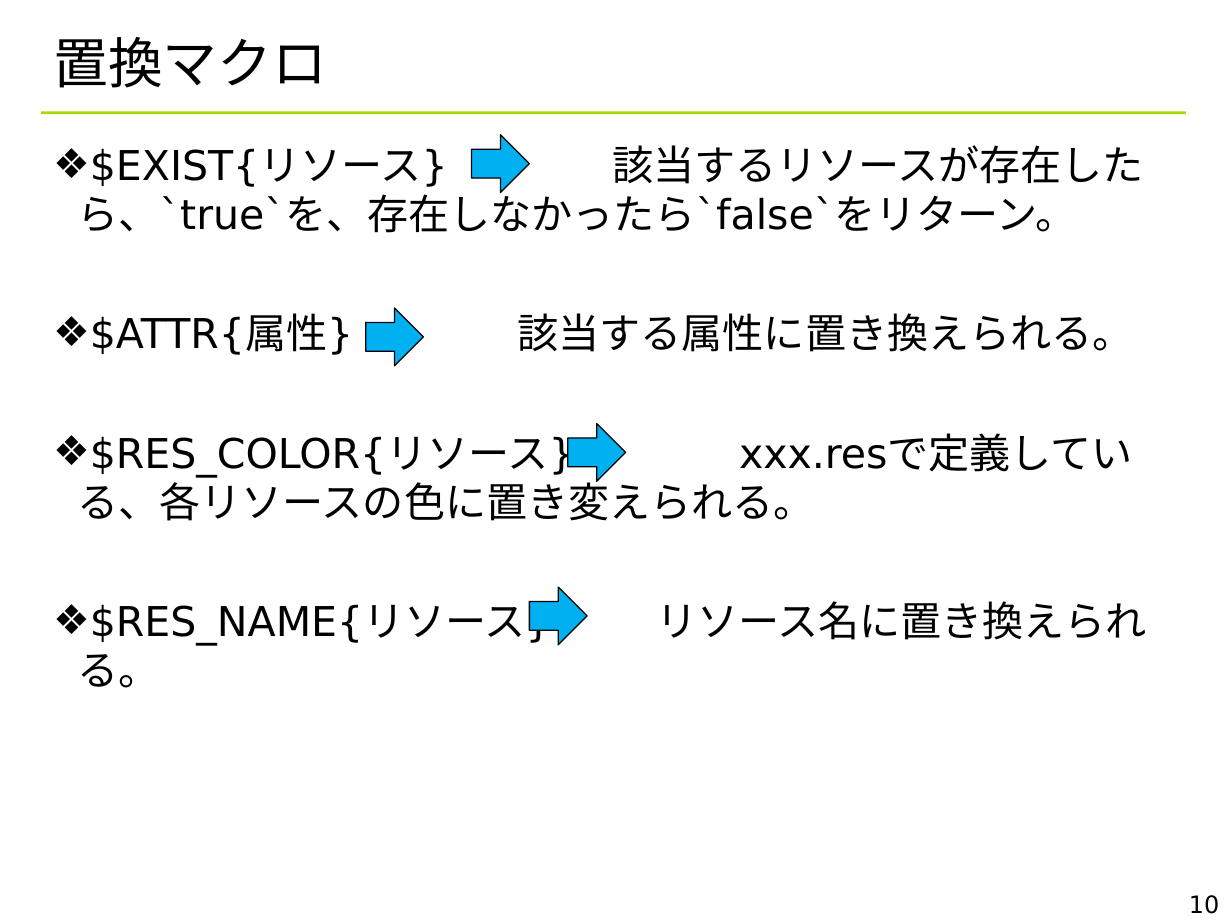
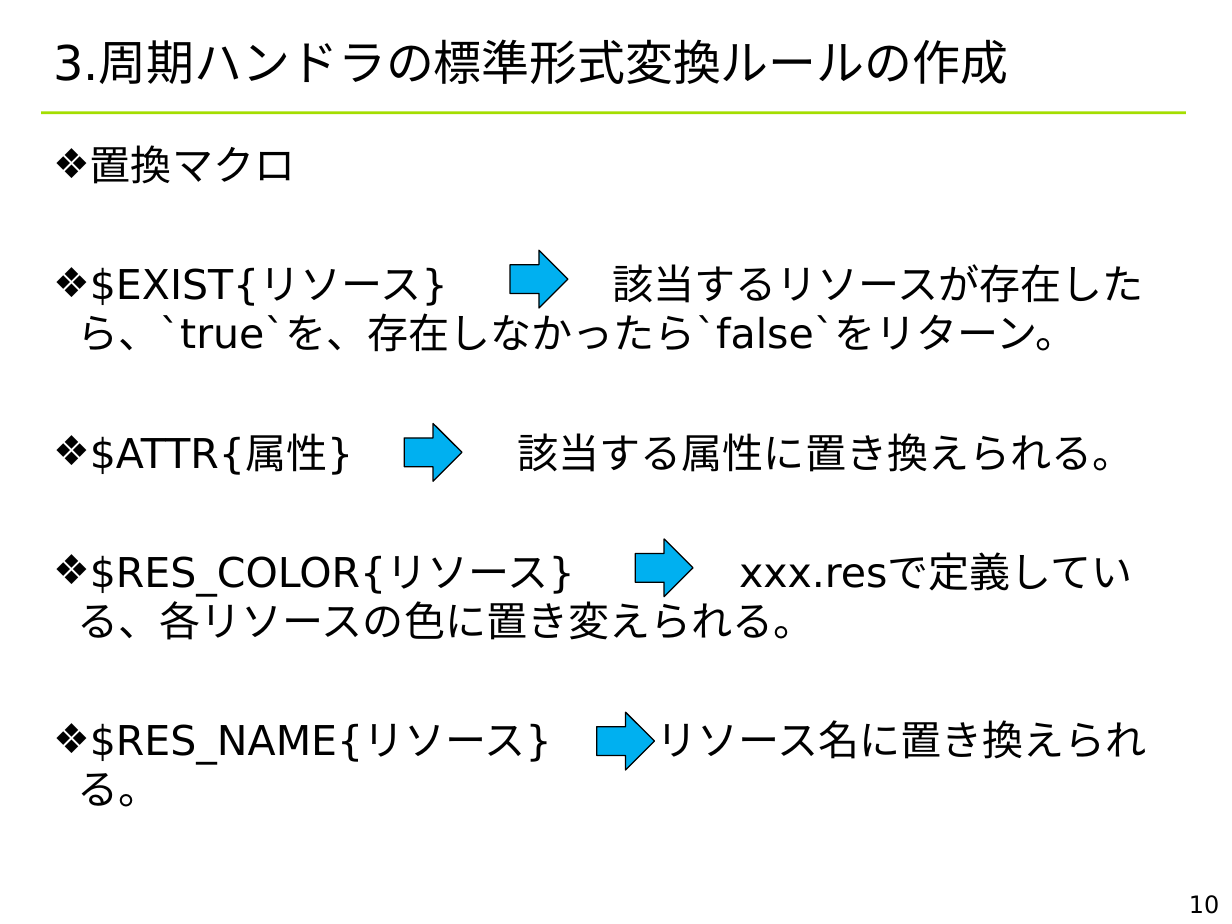
Before and after one commit to YixiaoLi/tlv4mc, a slide deck: slide 10 of doc/TLV_convert_rules.ppt. Drawn at 1232x924 pixels with LibreOffice and Linux fonts; fonts in the diff are those of the drawing; background and template pictures are left out. Boxes give left, top, right and bottom in pixels: in the first picture for what was removed or moved away, otherwise in the second. Text is boxed around its words. In the diff, an @@ line names an element or a change of style, - is before the commit and + after.

```diff
--- a/doc/TLV_convert_rules.ppt
+++ b/doc/TLV_convert_rules.ppt
@@ title at (53, 41, 1008, 84): text changed; size 32 to 28 pt @@
-置換マクロ
+3.周期ハンドラの標準形式変換ルールの作成
@@ text at (90, 145, 295, 184): paragraph added @@
+❖ 置換マクロ
@@ right arrow: place and size @@
-right arrow at (472, 134, 530, 192)
+right arrow at (510, 250, 568, 308)
@@ right arrow: place and size @@
-right arrow at (568, 424, 626, 482)
+right arrow at (404, 424, 462, 482)
@@ right arrow: place and size @@
-right arrow at (530, 588, 588, 646)
+right arrow at (636, 540, 694, 598)
@@ right arrow: place and size @@
-right arrow at (366, 308, 424, 366)
+right arrow at (596, 712, 654, 770)
```
Also in this commit, not shown: 12 other slides changed, 8 other files.
